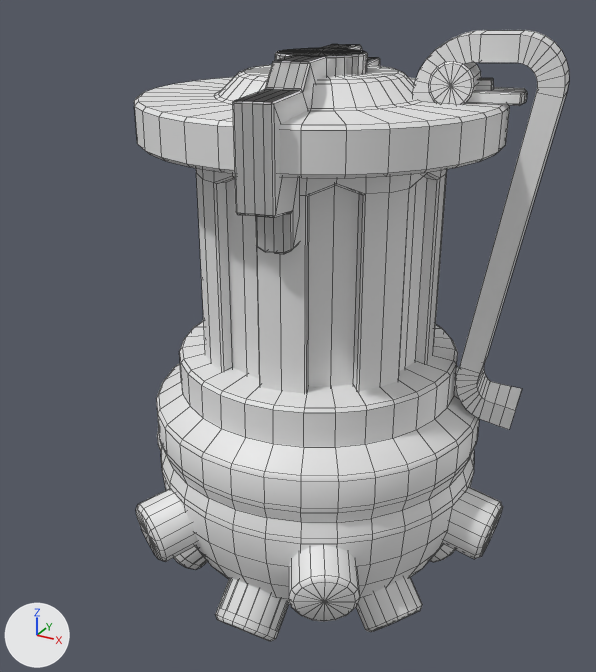
A saved change to the Blender file jinx-grenade.blend.blend.
Both versions are drawn from a 50 mm lens placed at (2.11, -4.09, 2.78), pointed at (-0.14, 0.0, 0.73). Every picture has the same lights, and +X, +Y and +Z are marked at lower left. Mesh edges are drawn as thin lines.

The scene before the commit, as lines of its bpy script (objects in view):
```python
ob_circle = bpy.data.objects.new('Circle', me_circle)
ob_circle.location = (0.0, 0.0, 0.741)
ob_circle_001 = bpy.data.objects.new('Circle.001', me_circle_001)
ob_circle_001.location = (0.0, 0.0, 1.953)
ob_cube = bpy.data.objects.new('Cube', me_cube)
ob_cube.location = (0.571, 0.117, 2.201)
ob_cube.rotation_euler = (0.00104, -0.012, 0.196)  # degrees (0.1, -0.7, 11)
ob_cylinder = bpy.data.objects.new('Cylinder', me_cylinder)
ob_cylinder.location = (0.0, 0.0, 2.443)
ob_cylinder.rotation_euler = (0.0, 0.0, 0.201)  # degrees (0, 0, 12)
ob_cylinder_006 = bpy.data.objects.new('Cylinder.006', me_cylinder_006)
ob_cylinder_006.location = (0.0, 0.0, 0.0)
ob_cylinder_006.rotation_euler = (0.0, -2.306, 0.524)  # degrees (0, -132, 30)
ob_cylinder_007 = bpy.data.objects.new('Cylinder.007', me_cylinder_007)
ob_cylinder_007.location = (0.0, -0.777, -0.659)
ob_cylinder_007.rotation_euler = (0.0, -2.306, 1.571)  # degrees (0, -132, 90)
ob_cylinder_007.scale = (0.195, 0.195, 0.195)
ob_cylinder_008 = bpy.data.objects.new('Cylinder.008', me_cylinder_008)
ob_cylinder_008.location = (-0.673, -0.389, -0.659)
ob_cylinder_008.rotation_euler = (0.0, -2.306, 0.524)  # degrees (0, -132, 30)
ob_cylinder_008.scale = (0.195, 0.195, 0.195)
ob_sphere = bpy.data.objects.new('Sphere', me_sphere)
ob_sphere.location = (0.0, 0.0, 0.0)
```
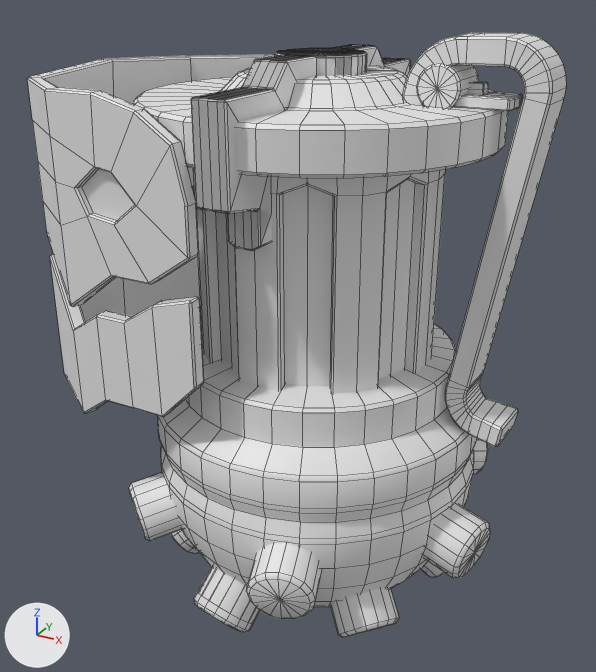
Commit message: feat: grenade mouth

Boxes (x1, y1, x2, y2) around the edits, measured in the pictures (596 x 672 px):
```json
{"object": "Sphere", "change": "moved", "before": [156, 320, 479, 605], "after": [157, 322, 477, 608]}
{"object": "Circle.002", "change": "added", "after": [27, 55, 275, 417]}
{"object": "Circle", "change": "moved, turned", "before": [195, 168, 447, 393], "after": [194, 169, 446, 394]}
{"object": "Circle.001", "change": "moved, turned", "before": [134, 65, 510, 178], "after": [134, 65, 509, 178]}
{"object": "Cube", "change": "reshaped, moved, turned", "before": [413, 30, 569, 430], "after": [403, 33, 566, 447]}
{"object": "Cylinder", "change": "moved, turned", "before": [232, 44, 380, 254], "after": [191, 44, 410, 251]}
{"object": "Cylinder.006", "change": "turned", "before": [136, 429, 503, 632], "after": [129, 438, 490, 638]}
{"object": "Cylinder.007", "change": "moved, turned", "before": [215, 579, 289, 641], "after": [194, 566, 260, 633]}
{"object": "Cylinder.008", "change": "moved", "before": [174, 547, 208, 570], "after": [171, 530, 200, 554]}
```

Edits to the scene script, one JSON object a line:
```json
{"block": "me_cube", "where": "# used by ob_cube; location = (0.571, 0.117, 2.201); rotation_euler = (0.00104, -0.012, 0.196), in degrees (0.1, -0.7, 11)"}
{"op": "remove", "block": "me_cube", "code": "me_cube.from_pydata(...)  # 250 vertices, 256 faces; spans x -0.06..0.68, y -0.14..0.14, z -1.82..0.32"}
{"op": "add", "block": "me_cube", "code": "me_cube.from_pydata(...)  # 378 vertices, 384 faces; spans x -0.06..0.68, y -0.14..0.14, z -1.81..0.32"}
{"block": "me_cube", "change": "me_cube part 1: the loose piece of 124 vertices spanning x -0.06..0.68, y -0.14..0.14, z -1.82..0.32 is rebuilt with 252 vertices and now spans x -0.06..0.68, y -0.14..0.14, z -1.81..0.32"}
{"op": "add", "block": "me_circle_003", "code": ["me_circle_003 = bpy.data.meshes.new('Circle.003')", "me_circle_003.from_pydata(...)  # 297 vertices, 297 faces; spans x -0.66..0.69, y -0.98..0.98, z -1.91..0.03", "me_circle_003.polygons.foreach_set('use_smooth', [True] * 297)"]}
{"op": "set", "path": "ob_sphere.location", "old": "(0.0, 0.0, 0.0)", "new": "(-0.002, -0.002, 0.0)"}
{"op": "set", "path": "ob_circle.location", "old": "(0.0, 0.0, 0.741)", "new": "(-0.002, -0.002, 0.741)"}
{"op": "set", "path": "ob_circle.rotation_euler", "old": "(0.0, 0.0, 0.0)", "new": "(0.0, 0.0, -0.2)", "note": "degrees (0, 0, 0) -> degrees (0, 0, -11)"}
{"op": "set", "path": "ob_circle_001.location", "old": "(0.0, 0.0, 1.953)", "new": "(-0.002, -0.002, 1.953)"}
{"op": "set", "path": "ob_circle_001.rotation_euler", "old": "(0.0, 0.0, 0.0)", "new": "(0.0, 0.0, -0.2)", "note": "degrees (0, 0, 0) -> degrees (0, 0, -11)"}
{"op": "set", "path": "ob_cylinder_006.rotation_euler", "old": "(0.0, -2.306, 0.524)", "new": "(0.0, -2.306, 0.324)", "note": "degrees (0, -132, 30) -> degrees (0, -132, 19)"}
{"op": "set", "path": "ob_cylinder_007.location", "old": "(0.0, -0.777, -0.659)", "new": "(-0.156, -0.764, -0.659)"}
{"op": "set", "path": "ob_cylinder_007.rotation_euler", "old": "(0.0, -2.306, 1.571)", "new": "(0.0, -2.306, 1.371)", "note": "degrees (0, -132, 90) -> degrees (0, -132, 79)"}
{"op": "set", "path": "ob_cylinder_008.location", "old": "(-0.673, -0.389, -0.659)", "new": "(-0.739, -0.249, -0.659)"}
{"op": "set", "path": "ob_cylinder.location", "old": "(0.0, 0.0, 2.443)", "new": "(-0.002, -0.002, 2.443)"}
{"op": "set", "path": "ob_cylinder.rotation_euler", "old": "(0.0, 0.0, 0.201)", "new": "(0.0, 0.0, 0.000738)", "note": "degrees (0, 0, 12) -> degrees (0, 0, 0)"}
{"op": "set", "path": "ob_cube.location", "old": "(0.571, 0.117, 2.201)", "new": "(0.581, 0.0, 2.201)"}
{"op": "set", "path": "ob_cube.rotation_euler", "old": "(0.00104, -0.012, 0.196)", "new": "(0.00104, -0.012, -0.00373)", "note": "degrees (0.1, -0.7, 11) -> degrees (0.1, -0.7, -0.2)"}
{"op": "add", "block": "ob_circle_002", "code": ["ob_circle_002 = bpy.data.objects.new('Circle.002', me_circle_003)", "ob_circle_002.location = (-0.893, 0.0, 2.271)", "ob_circle_002.scale = (1.08, 1.08, 1.08)"]}
```
